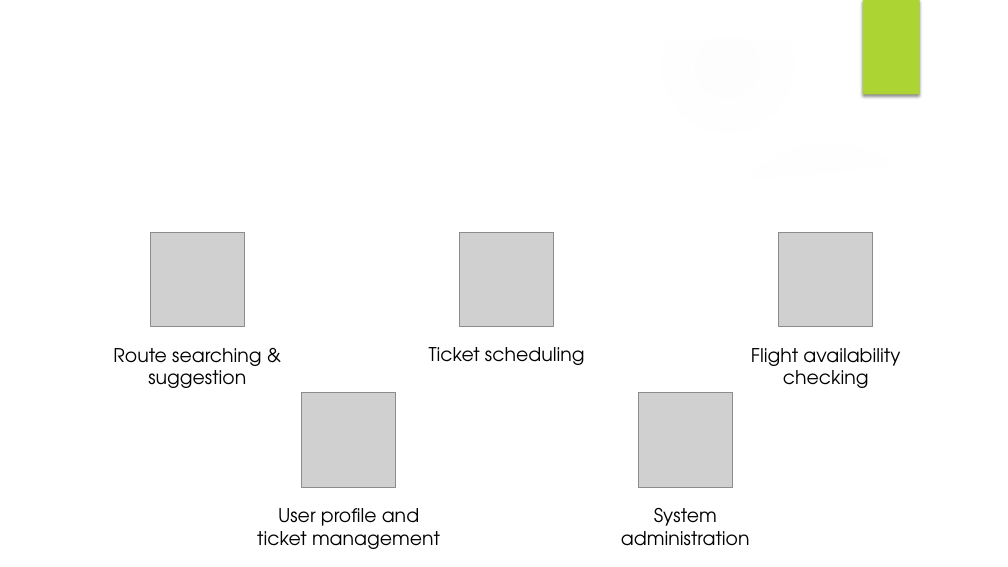
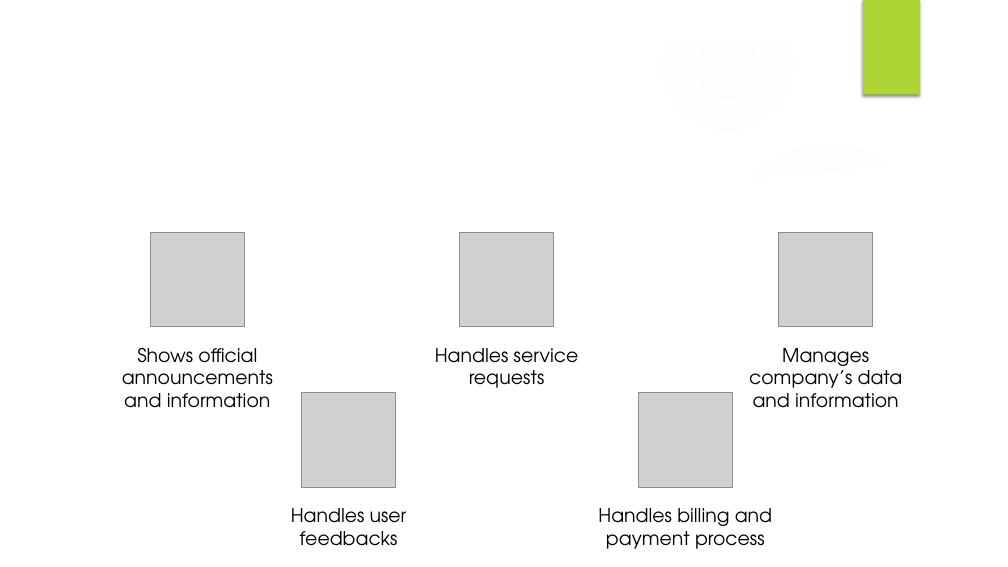
Before and after one commit to Nickytg/AlluringDecors, a slide deck: slide 6 of PROJECT ACCP SEM 3_new.pptx. Drawn at 1008x567 pixels with LibreOffice and Linux fonts; fonts in the diff are those of the drawing; grey boxes stand for pictures; background and template pictures are left out. Boxes give left, top, right and bottom in pixels: in the first picture for what was removed or moved away, otherwise in the second. Text is boxed around its words. In the diff, an @@ line names an element or a change of style, - is before the commit and + after.

```diff
--- a/PROJECT ACCP SEM 3_new.pptx
+++ b/PROJECT ACCP SEM 3_new.pptx
@@ text at (122, 348, 273, 408): text changed @@
-Route searching & suggestion
+Shows official announcements and information
@@ text at (435, 348, 579, 388): text changed @@
-Ticket scheduling
+Handles service requests
@@ text at (749, 348, 903, 408): text changed @@
-Flight availability checking
+Manages company’s data and information
@@ text at (291, 508, 407, 546): text changed @@
-User profile and ticket management
+Handles user feedbacks
@@ text at (598, 508, 772, 549): text changed @@
-System administration
+Handles billing and payment process
```
Also in this commit, not shown: 3 other slides changed, 1 slide added, 1 slide removed, 1 other file.
